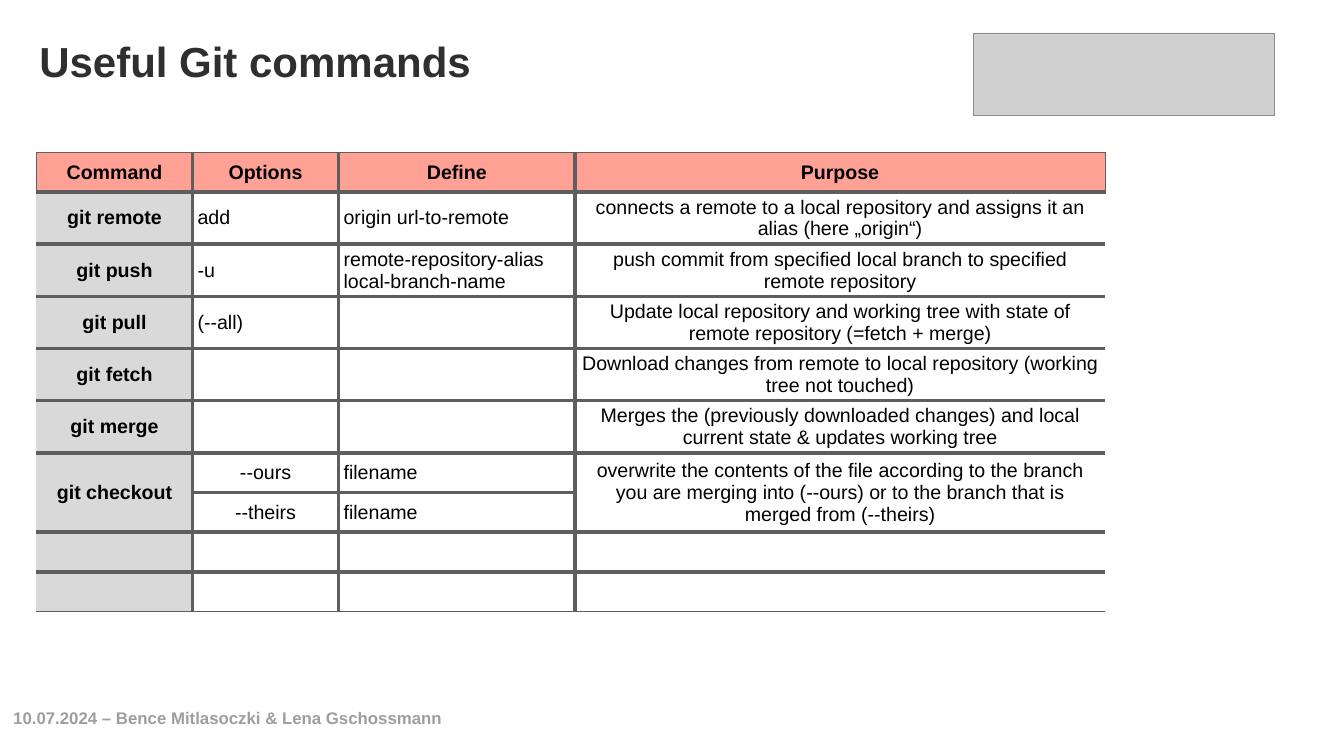
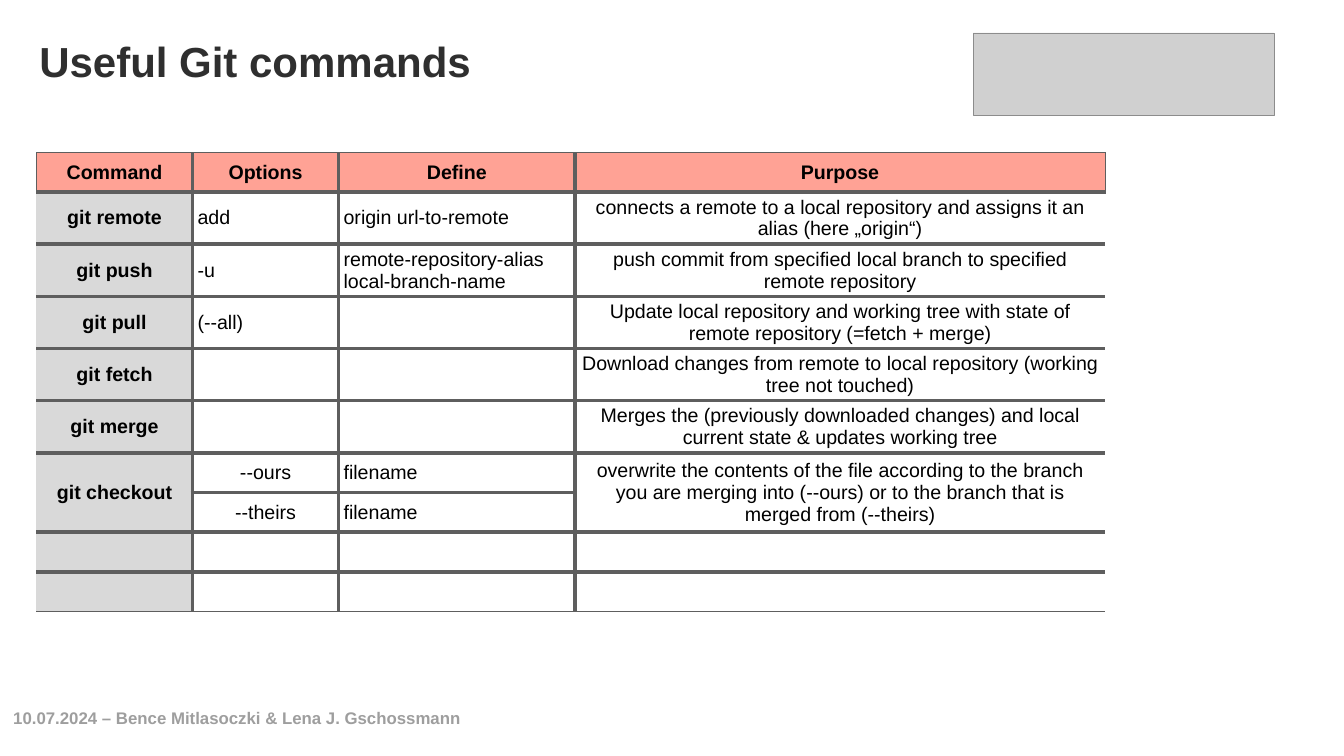
Before and after one commit to IEECR/Git-Github-Workshop, a slide deck: slide 2 of cheat-sheets/overview_git_commands.pptx. Drawn at 1344x756 pixels with LibreOffice and Linux fonts; fonts in the diff are those of the drawing; grey boxes stand for pictures. Boxes give left, top, right and bottom in pixels: in the first picture for what was removed or moved away, otherwise in the second. Text is boxed around its words. In the diff, an @@ line names an element or a change of style, - is before the commit and + after.

```diff
--- a/cheat-sheets/overview_git_commands.pptx
+++ b/cheat-sheets/overview_git_commands.pptx
@@ text at <box>13,712,461,724</box>: text changed @@
-10.07.2024 – Bence Mitlasoczki & Lena Gschossmann
+10.07.2024 – Bence Mitlasoczki & Lena J. Gschossmann
```
Also in this commit, not shown: 1 other slide changed, 12 other files.
